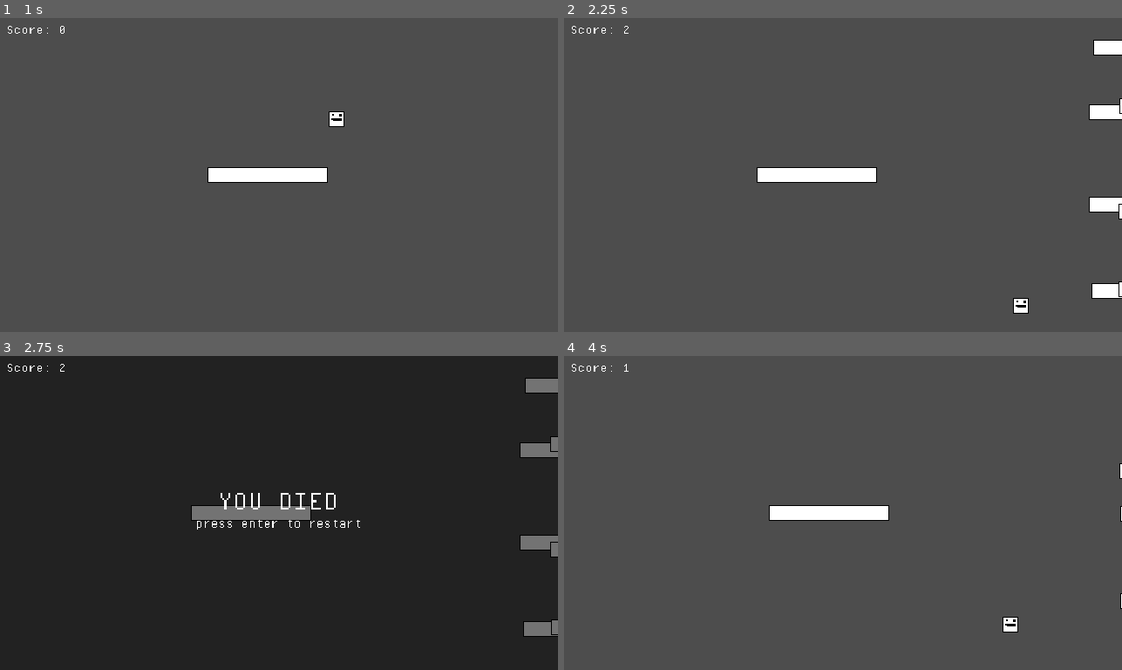
Above: before the commit, frames 1-4 (two rows, left to right).
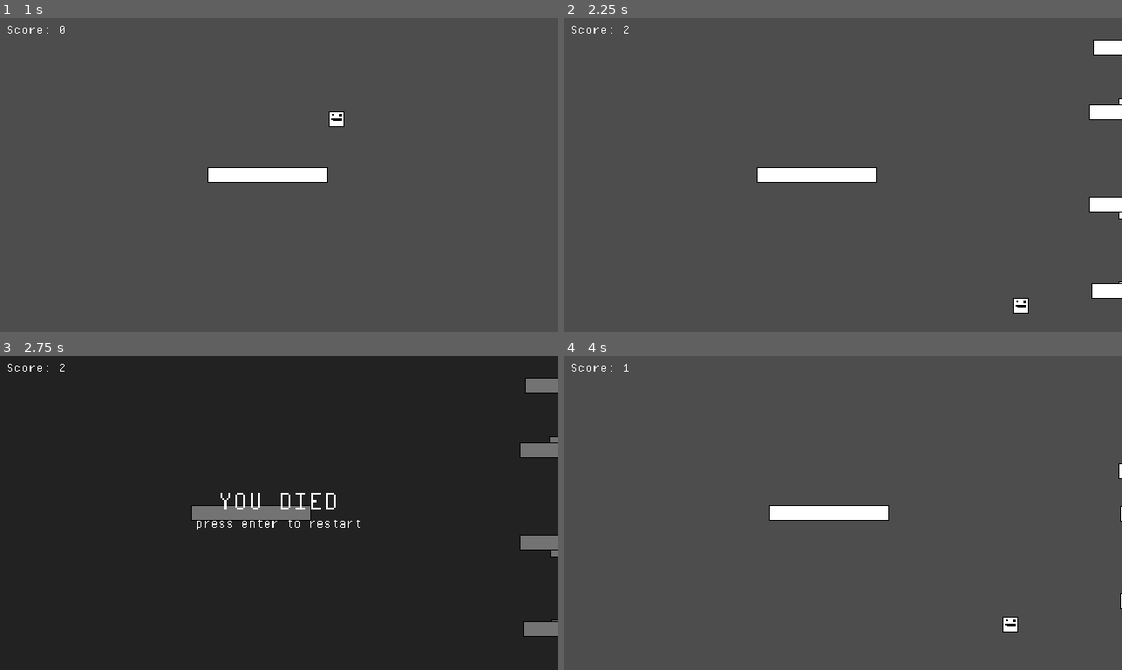
Above: after the commit, the same moments.

Repository: ragg967/jumping_game
Game: Godot game, scene res://scenes/main.tscn
Same seed, same stepped clock (60 frames per second), same inputs: the game is played once before the commit and once after it.
Inputs:
- Up to frame 1 (1 s): tap Enter (restart) at 0.5 s; hold D (moveRight) from 0.53 s (still down); tap F at 0.6 s; tap Space (jump) at 0.77 s
- Up to frame 2 (2.25 s): tap F at 1.35, 2.1 s; tap Space (jump) at 1.52 s; release D (moveRight) at 2.03 s; hold A (moveLeft) from 2.03 s (still down)
- Up to frame 3 (2.75 s): keep holding A (moveLeft)
- Up to frame 4 (4 s): tap Enter (restart) at 2.75 s; release A (moveLeft) at 2.78 s; hold D (moveRight) from 2.78 s (still down); tap F at 2.85, 3.6 s; tap Space (jump) at 3.02, 3.77 s

Frame 1 is identical in both runs. In frame 2, less than 0.1% of the frame differs, in the area x 99-100%, y 25-89%; in frame 3, less than 0.1%, in the area x 98-100%, y 25-89%; in frame 4, less than 0.1%.

Commit message:
did what i should have from the start...

Diff:
--- a/scripts/platform_despawner.gd
+++ b/scripts/platform_despawner.gd
@@ -1,16 +1,37 @@
 extends Node2D
 
-
-# Called when the node enters the scene tree for the first time.
-func _ready() -> void:
-	pass  # Replace with function body.
+# Get reference to the platform spawner to access its recycle function
+@onready var platformSpawner1: Node = get_node("/root/main/Platform spawner")
+@onready var platformSpawner2: Node = get_node("/root/main/Platform spawner2")
+@onready var platformSpawner3: Node = get_node("/root/main/Platform spawner3")
+@onready var platformSpawner4: Node = get_node("/root/main/Platform spawner4")
 
 
-# Called every frame. 'delta' is the elapsed time since the previous frame.
+func _ready() -> void:
+	pass
+
+
 func _process(_delta: float) -> void:
 	pass
 
 
 func _on_area_2d_body_entered(body: Node2D) -> void:
 	if body.is_in_group("Platform"):
-		body.queue_free()
+		# Instead of freeing, recycle the platform
+		# Find which spawner should handle this platform
+		if platformSpawner1 and platformSpawner1.has_method("recyclePlatform"):
+			if body in platformSpawner1.activePlatforms:
+				platformSpawner1.recyclePlatform(body)
+				return
+		if platformSpawner2 and platformSpawner2.has_method("recyclePlatform"):
+			if body in platformSpawner2.activePlatforms:
+				platformSpawner2.recyclePlatform(body)
+				return
+		if platformSpawner3 and platformSpawner3.has_method("recyclePlatform"):
+			if body in platformSpawner3.activePlatforms:
+				platformSpawner3.recyclePlatform(body)
+				return
+		if platformSpawner4 and platformSpawner4.has_method("recyclePlatform"):
+			if body in platformSpawner4.activePlatforms:
+				platformSpawner4.recyclePlatform(body)
+				return
--- a/scripts/platform_spawner.gd
+++ b/scripts/platform_spawner.gd
@@ -4,30 +4,59 @@
 @onready var scoreBoard: RichTextLabel = get_node("/root/main/Score board/RichTextLabel")
 @onready var timer: Timer = $Timer
 @onready var platformSpawner: StaticBody2D = self.get_node("StaticBody2D")
+
+var platformPool: Array[RigidBody2D] = []
+var activePlatforms: Array[RigidBody2D] = []
 var platformsSpawned: int = 0
 var platformSpeeds: int = randi_range(-50, -100)
+var poolSize: int = 10
+var rightSpawnX: float = 728.0
+var leftDespawnX: float = -856.0
 
 
-# Called when the node enters the scene tree for the first time.
 func _ready() -> void:
-	pass
+	# Create platform pool
+	for i in range(poolSize):
+		var platform := PLATFORM.instantiate()
+		add_child(platform)
+		platform.position.x = rightSpawnX + 300 + (i * 100)  # Start offscreen
+		platform.position.y = -1000  # Start way off screen
+		platform.linear_velocity = Vector2.ZERO
+		platformPool.append(platform)
 
 
-# Called every frame. 'delta' is the elapsed time since the previous frame.
 func _process(_delta: float) -> void:
-	pass
+	# Check for platforms that need to be recycled
+	for platform in activePlatforms.duplicate():
+		if platform.global_position.x <= leftDespawnX:
+			recyclePlatform(platform)
 
 
 func _spawn_platform() -> void:
-	var platformInstant := PLATFORM.instantiate()
-	add_child(platformInstant)
-	platformsSpawned += 1
-	platformInstant.global_position.y = randi_range(
-		platformSpawner.global_position.y - 62.5, platformSpawner.global_position.y + 62.5
-	)
-	platformInstant.linear_velocity.x = platformSpeeds
-	scoreBoard.score += .25
-	update_difficulty()
+	if platformPool.size() > 0:
+		var platform = platformPool.pop_back()
+		activePlatforms.append(platform)
+
+		platformsSpawned += 1
+		platform.global_position.x = rightSpawnX
+		platform.global_position.y = randi_range(
+			platformSpawner.global_position.y - 62.5, platformSpawner.global_position.y + 62.5
+		)
+		platform.linear_velocity.x = platformSpeeds
+		platform.linear_velocity.y = 0
+
+		scoreBoard.score += 0.25
+		update_difficulty()
+
+
+func recyclePlatform(platform: RigidBody2D) -> void:
+	activePlatforms.erase(platform)
+	platformPool.append(platform)
+
+	# Move platform offscreen and stop it
+	platform.position.x = rightSpawnX + 300
+	platform.position.y = -1000
+	platform.linear_velocity = Vector2.ZERO
 
 
 func update_difficulty() -> void:
